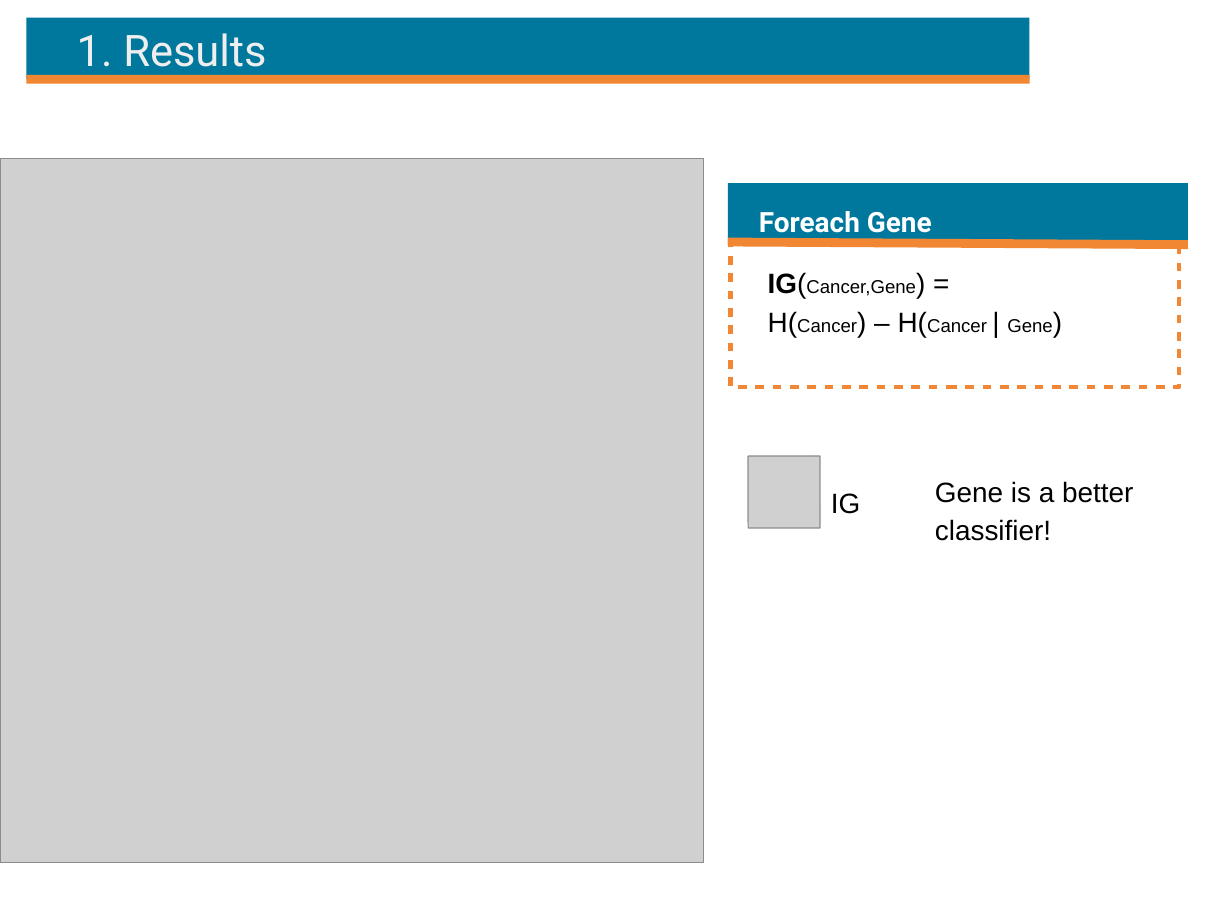
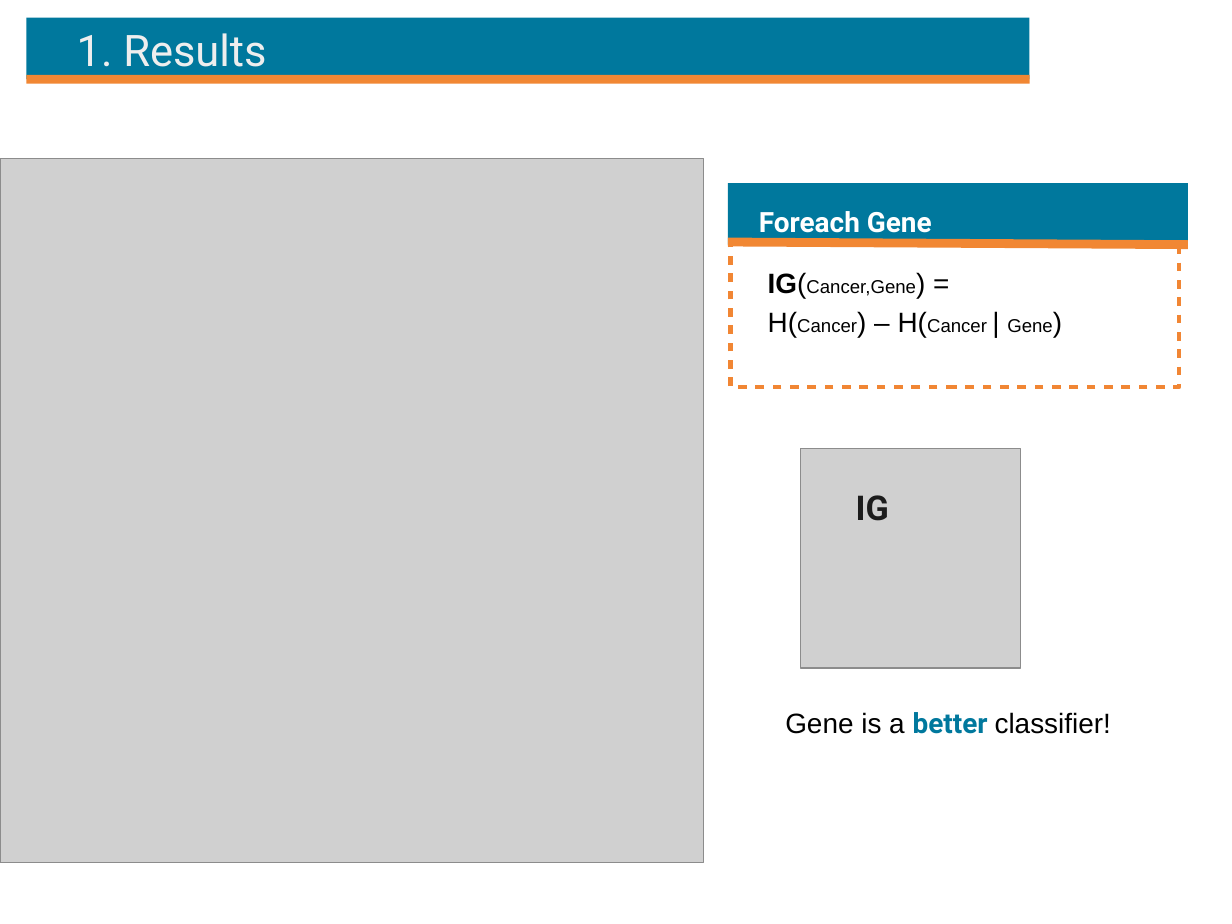
Before and after one commit to joanmarticarreras/AGB_naive_bayes, a slide deck: slide 1 of asdf.odp. Drawn at 1232x924 pixels with LibreOffice and Linux fonts; fonts in the diff are those of the drawing; grey boxes stand for pictures. Boxes give left, top, right and bottom in pixels: in the first picture for what was removed or moved away, otherwise in the second. Text is boxed around its words. In the diff, an @@ line names an element or a change of style, - is before the commit and + after.

```diff
--- a/asdf.odp
+++ b/asdf.odp
@@ picture at bbox=[802, 449, 1022, 669]: rotation 90 to 0 degrees @@
@@ text "IG": place and size @@
-text "IG" at bbox=[831, 493, 860, 514]
+text "IG" at bbox=[856, 495, 889, 521]
@@ text "IG" at bbox=[856, 495, 889, 521]: size 18 to 22 pt, font Arial to Roboto, text colour #000000 to #1C1C1C, bold on @@
@@ text "Gene is a better classifier!": place and size @@
-text "Gene is a better classifier!" at bbox=[935, 481, 1133, 541]
+text "Gene is a better classifier!" at bbox=[785, 712, 1111, 734]
@@ text "Gene is a better classifier!" at bbox=[785, 712, 1111, 734]: font Arial to Roboto, text colour #000000 to #00789D, bold on in "better" @@
```
Also in this commit, not shown: 1 slide added.
